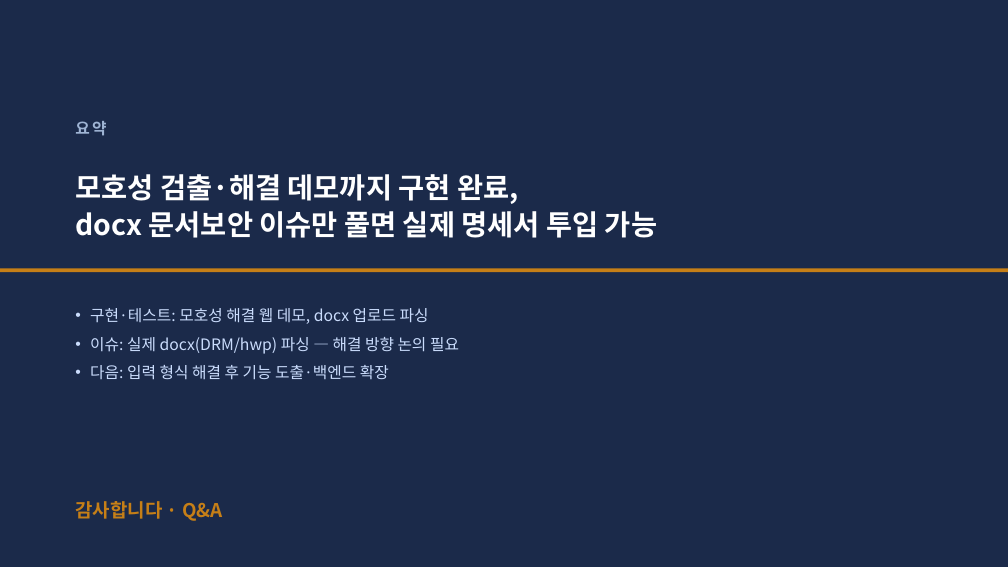
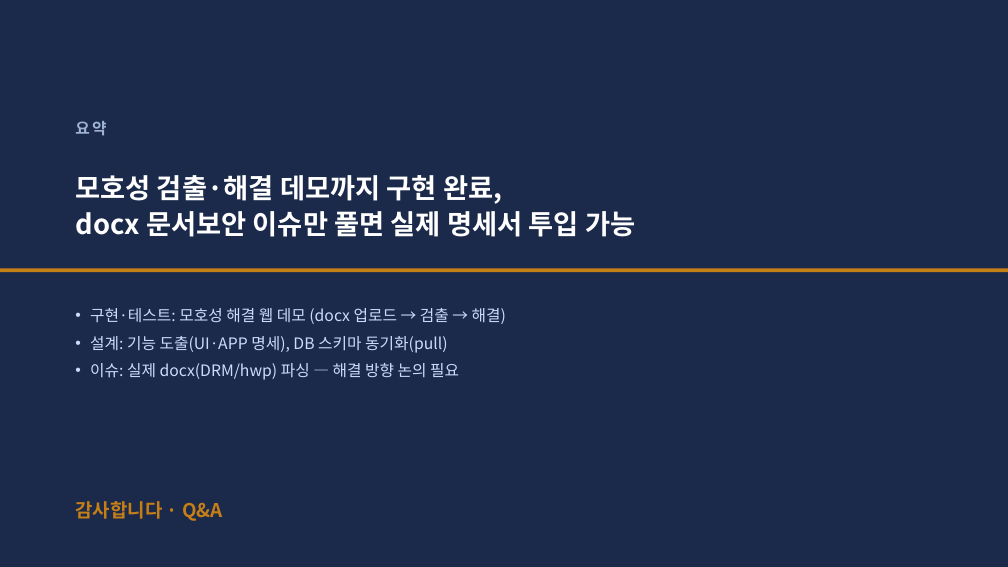
Before and after one commit to jihunhan98/semes-superrookie, a slide deck: slide 11 of docs/진행공유_요구사항자동화.pptx (slide 10 before the commit). Drawn at 1008x567 pixels with LibreOffice and Linux fonts; fonts in the diff are those of the drawing. Boxes give left, top, right and bottom in pixels: in the first picture for what was removed or moved away, otherwise in the second. Text is boxed around its words. In the diff, an @@ line names an element or a change of style, - is before the commit and + after.

```diff
--- a/docs/진행공유_요구사항자동화.pptx
+++ b/docs/진행공유_요구사항자동화.pptx
@@ text "모호성 검출·해결 데모까지 구현 완료," at box(75, 175, 635, 237): size 27 to 26 pt @@
@@ text at box(90, 308, 506, 353): text changed @@
-• 구현·테스트: 모호성 해결 웹 데모, docx 업로드 파싱
+• 구현·테스트: 모호성 해결 웹 데모 (docx 업로드 → 검출 → 해결)
+• 설계: 기능 도출(UI·APP 명세), DB 스키마 동기화(pull)
@@ text at box(90, 365, 389, 380): paragraph removed @@
-• 다음: 입력 형식 해결 후 기능 도출·백엔드 확장
@@ text at box(90, 363, 459, 380): less space between paragraphs @@
```
Also in this commit, not shown: 5 other slides changed, 5 slides added, 4 slides removed, 3 other files.
